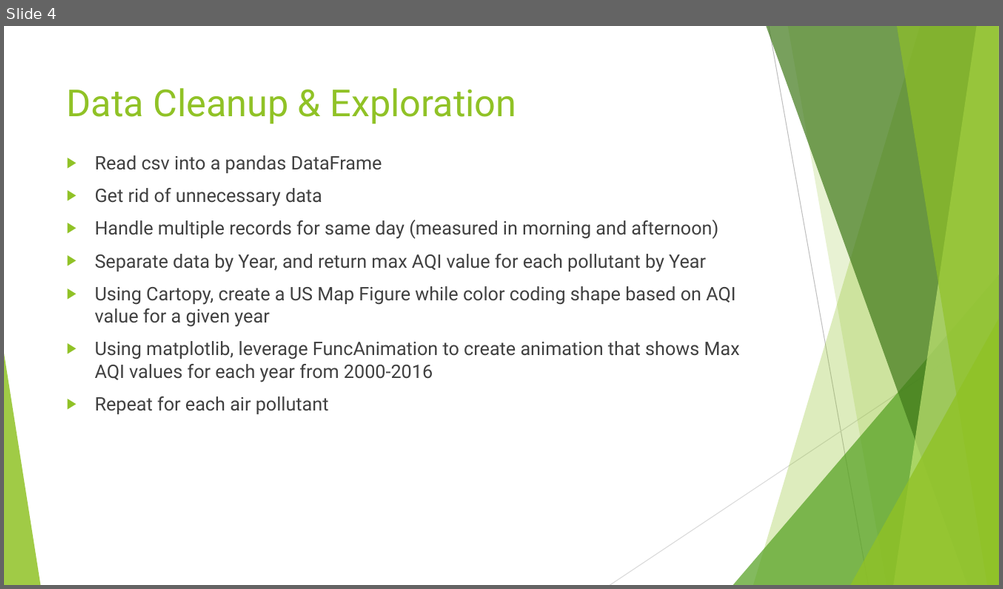
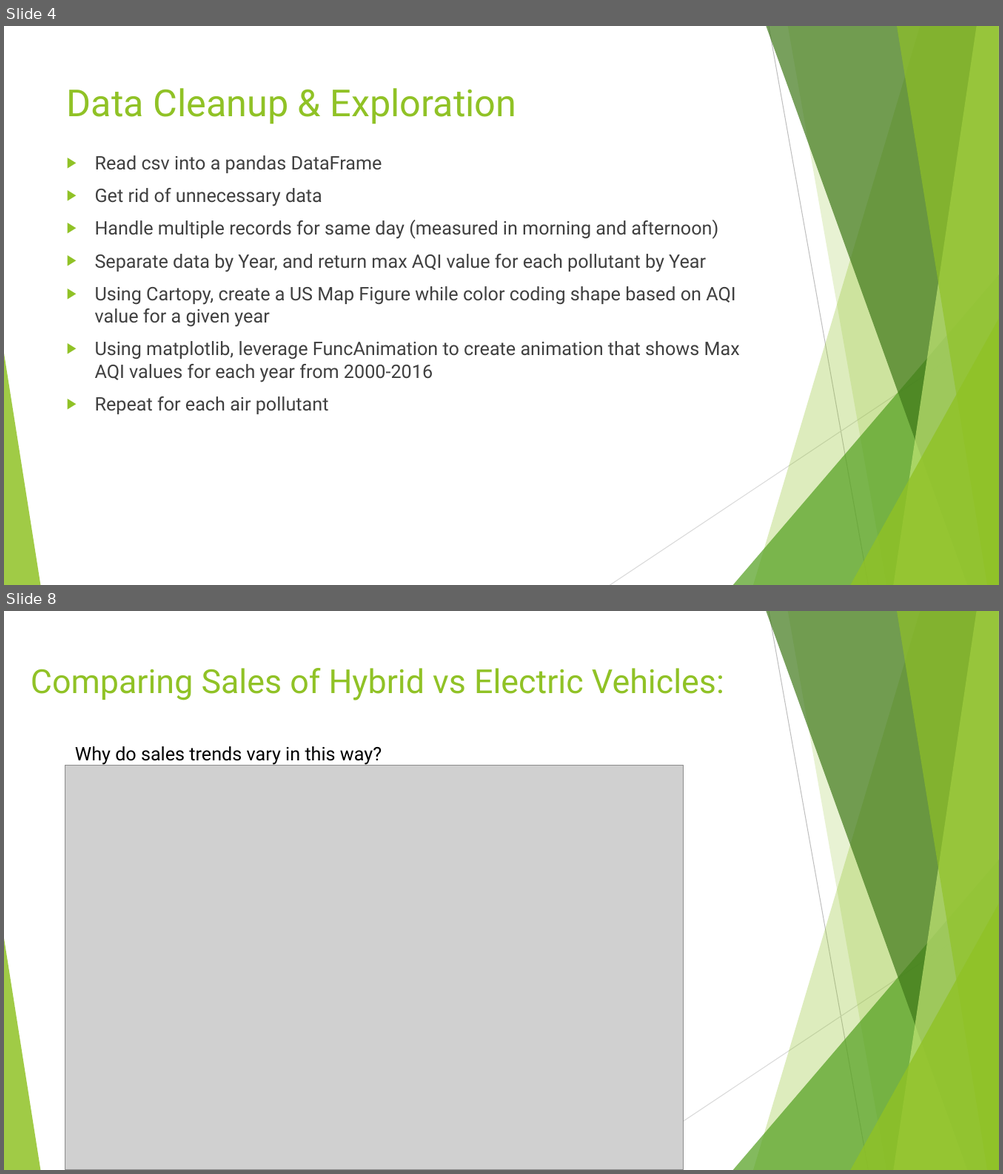
Before and after one commit to Barbara-Gordon/Team9, a slide deck: Presentation1.pptx. Shown one above the other, each under a label of ours: slide 4 before the commit, slides 4 and 8 after it; the slides between them are not shown. The pictures are 1003x589 and 1003x1174 pixels, drawn with LibreOffice and Linux fonts; fonts in the diff are those of the drawing; grey boxes stand for pictures. Boxes give left, top, right and bottom in pixels: in the first picture for what was removed or moved away, otherwise in the second. Text is boxed around its words. In the diff, an @@ line names an element or a change of style, - is before the commit and + after.

```diff
--- a/Presentation1.pptx
+++ b/Presentation1.pptx
@@ slide 8 added at (4, 611, 999, 1170), background #FFFFFF; not listed: 10 template elements that a slide beside it also shows @@
@@ title added at (31, 668, 724, 701), 32 pt, text #90C226 @@
+Comparing Sales of Hybrid vs Electric Vehicles:
@@ picture added at (65, 766, 683, 1170) @@
@@ text added at (75, 746, 381, 765), 18 pt, text #000000 @@
+Why do sales trends vary in this way?
```
Also in this commit, not shown: 2 slides changed, 4 other slides added, 6 slides removed.
